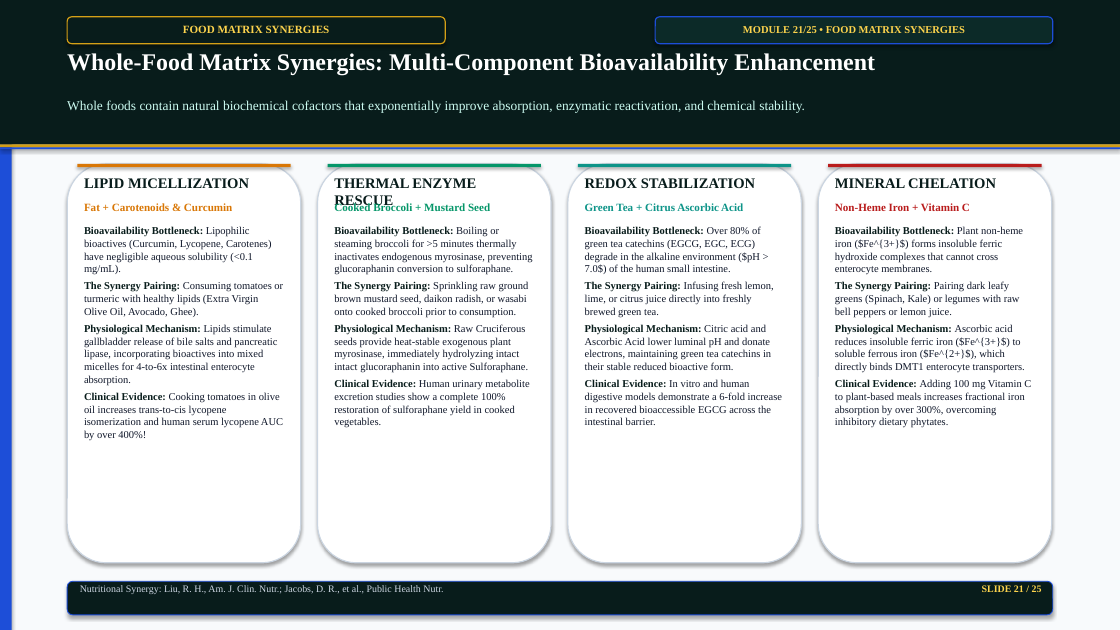
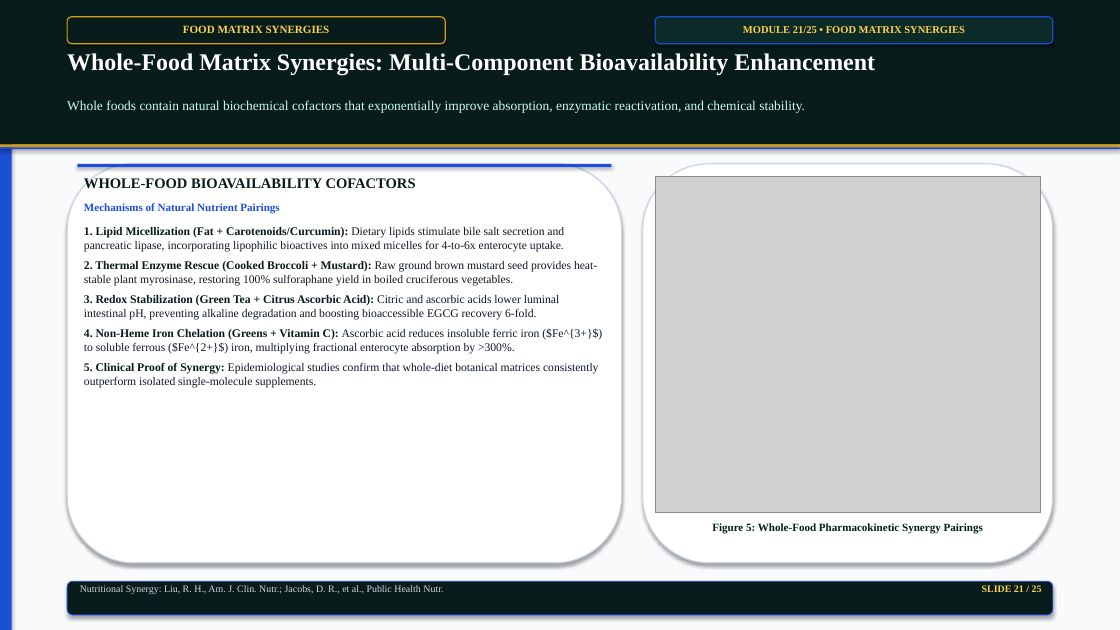
Before and after one commit to satyasanatan989/academic-presentation-engine, a slide deck: slide 21 of samples/phytochemicals_25slides_master_deck.pptx. Drawn at 1120x630 pixels with LibreOffice and Linux fonts; fonts in the diff are those of the drawing; grey boxes stand for pictures. Boxes give left, top, right and bottom in pixels: in the first picture for what was removed or moved away, otherwise in the second. Text is boxed around its words. In the diff, an @@ line names an element or a change of style, - is before the commit and + after.

Commit message:
fix(alignment): resolve all card margins and restore all 11 botanical photographic plates and scientific flowcharts

```diff
--- a/samples/phytochemicals_25slides_master_deck.pptx
+++ b/samples/phytochemicals_25slides_master_deck.pptx
@@ rounded rectangle: place and size @@
-rounded rectangle at (67, 164, 301, 563)
+rounded rectangle at (67, 164, 622, 563)
@@ rectangle: place and size @@
-rectangle at (77, 164, 291, 167)
+rectangle at (77, 164, 612, 167)
@@ rectangle at (77, 164, 612, 167): fill #D97706 to #1D4ED8 @@
@@ text at (84, 176, 416, 189): text changed @@
-LIPID MICELLIZATION
+WHOLE-FOOD BIOAVAILABILITY COFACTORS
@@ rectangle removed at (328, 164, 541, 167) @@
@@ text removed at (334, 178, 476, 209) @@
-THERMAL ENZYME RESCUE
@@ rounded rectangle removed at (568, 164, 802, 563) @@
@@ rectangle removed at (578, 164, 791, 167) @@
@@ text removed at (585, 178, 755, 188) @@
-REDOX STABILIZATION
@@ rounded rectangle: place and size @@
-rounded rectangle at (318, 164, 551, 563)
+rounded rectangle at (643, 164, 1053, 563)
@@ picture added at (655, 176, 1040, 513) @@
@@ rounded rectangle removed at (818, 164, 1052, 563) @@
@@ rectangle removed at (828, 164, 1042, 167) @@
@@ text removed at (835, 178, 996, 188) @@
-MINERAL CHELATION
@@ text at (84, 203, 279, 214): text changed; text colour #D97706 to #1D4ED8 @@
-Fat + Carotenoids & Curcumin
+Mechanisms of Natural Nutrient Pairings
@@ text removed at (334, 203, 490, 214) @@
-Cooked Broccoli + Mustard Seed
@@ text removed at (585, 203, 743, 211) @@
-Green Tea + Citrus Ascorbic Acid
@@ text removed at (835, 203, 970, 211) @@
-Non-Heme Iron + Vitamin C
@@ text at (84, 227, 602, 388): text changed; size 9 to 10 pt @@
-Bioavailability Bottleneck: Lipophilic bioactives (Curcumin, Lycopene, Carotenes) have negligible aqueous solubility (<0.1 mg/mL).
-The Synergy Pairing: Consuming tomatoes or turmeric with healthy lipids (Extra Virgin Olive Oil, Avocado, Ghee).
-Physiological Mechanism: Lipids stimulate gallbladder release of bile salts and pancreatic lipase, incorporating bioactives into mixed micelles for 4-to-6x intestinal enterocyte absorption.
-Clinical Evidence: Cooking tomatoes in olive oil increases trans-to-cis lycopene isomerization and human serum lycopene AUC by over 400%!
+1. Lipid Micellization (Fat + Carotenoids/Curcumin): Dietary lipids stimulate bile salt secretion and pancreatic lipase, incorporating lipophilic bioactives into mixed micelles for 4-to-6x enterocyte uptake.
+2. Thermal Enzyme Rescue (Cooked Broccoli + Mustard): Raw ground brown mustard seed provides heat-stable plant myrosinase, restoring 100% sulforaphane yield in boiled cruciferous vegetables.
+3. Redox Stabilization (Green Tea + Citrus Ascorbic Acid): Citric and ascorbic acids lower luminal intestinal pH, preventing alkaline degradation and boosting bioaccessible EGCG recovery 6-fold.
+4. Non-Heme Iron Chelation (Greens + Vitamin C): Ascorbic acid reduces insoluble ferric iron ($Fe^{3+}$) to soluble ferrous ($Fe^{2+}$) iron, multiplying fractional enterocyte absorption by >300%.
+5. Clinical Proof of Synergy: Epidemiological studies confirm that whole-diet botanical matrices consistently outperform isolated single-molecule supplements.
@@ text removed at (334, 226, 533, 428) @@
-Bioavailability Bottleneck: Boiling or steaming broccoli for >5 minutes thermally inactivates endogenous myrosinase, preventing glucoraphanin conversion to sulforaphane.
-The Synergy Pairing: Sprinkling raw ground brown mustard seed, daikon radish, or wasabi onto cooked broccoli prior to consumption.
-Physiological Mechanism: Raw Cruciferous seeds provide heat-stable exogenous plant myrosinase, immediately hydrolyzing intact intact glucoraphanin into active Sulforaphane.
-Clinical Evidence: Human urinary metabolite excretion studies show a complete 100% restoration of sulforaphane yield in cooked vegetables.
@@ text removed at (585, 226, 782, 425) @@
-Bioavailability Bottleneck: Over 80% of green tea catechins (EGCG, EGC, ECG) degrade in the alkaline environment ($pH > 7.0$) of the human small intestine.
-The Synergy Pairing: Infusing fresh lemon, lime, or citrus juice directly into freshly brewed green tea.
-Physiological Mechanism: Citric acid and Ascorbic Acid lower luminal pH and donate electrons, maintaining green tea catechins in their stable reduced bioactive form.
-Clinical Evidence: In vitro and human digestive models demonstrate a 6-fold increase in recovered bioaccessible EGCG across the intestinal barrier.
@@ text removed at (835, 226, 1031, 428) @@
-Bioavailability Bottleneck: Plant non-heme iron ($Fe^{3+}$) forms insoluble ferric hydroxide complexes that cannot cross enterocyte membranes.
-The Synergy Pairing: Pairing dark leafy greens (Spinach, Kale) or legumes with raw bell peppers or lemon juice.
-Physiological Mechanism: Ascorbic acid reduces insoluble ferric iron ($Fe^{3+}$) to soluble ferrous iron ($Fe^{2+}$), which directly binds DMT1 enterocyte transporters.
-Clinical Evidence: Adding 100 mg Vitamin C to plant-based meals increases fractional iron absorption by over 300%, overcoming inhibitory dietary phytates.
@@ text added at (712, 523, 983, 534), 9.5 pt, text #081C1B, bold @@
+Figure 5: Whole-Food Pharmacokinetic Synergy Pairings
```
Also in this commit, not shown: 21 other slides changed, 24 other files.
